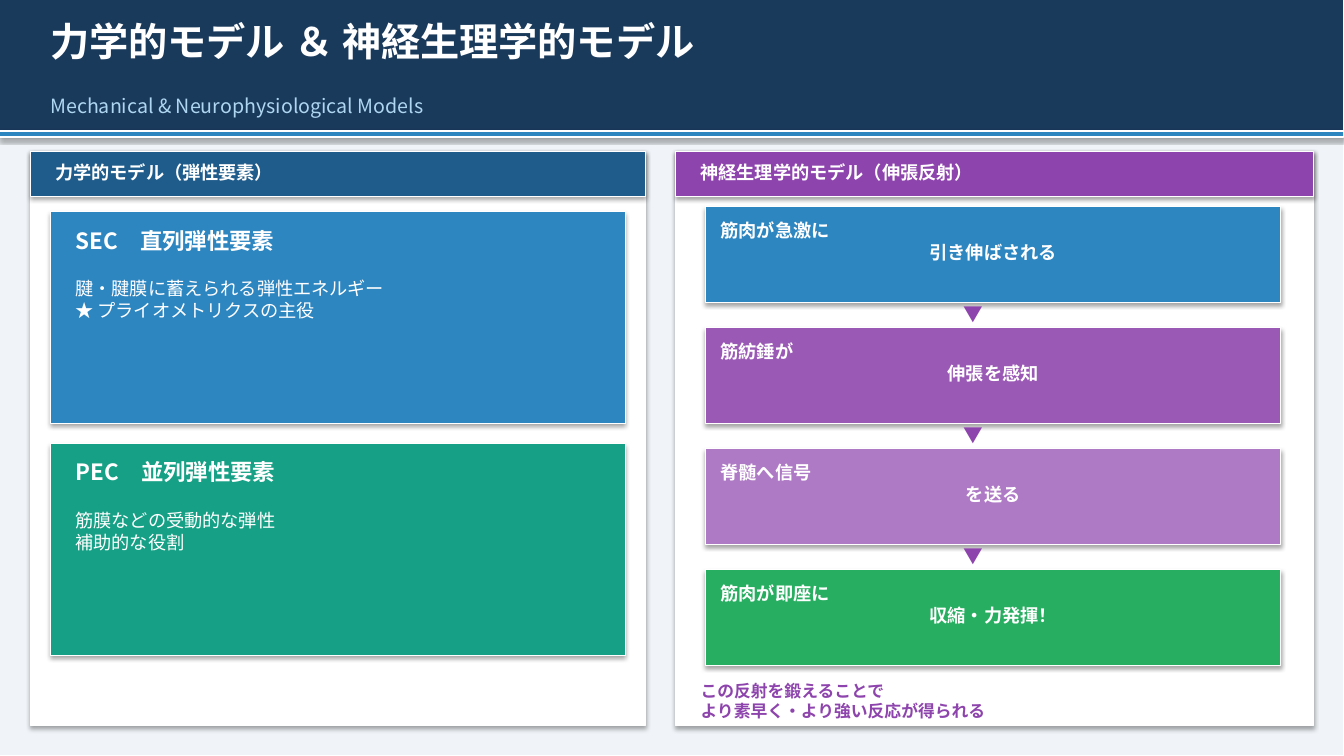
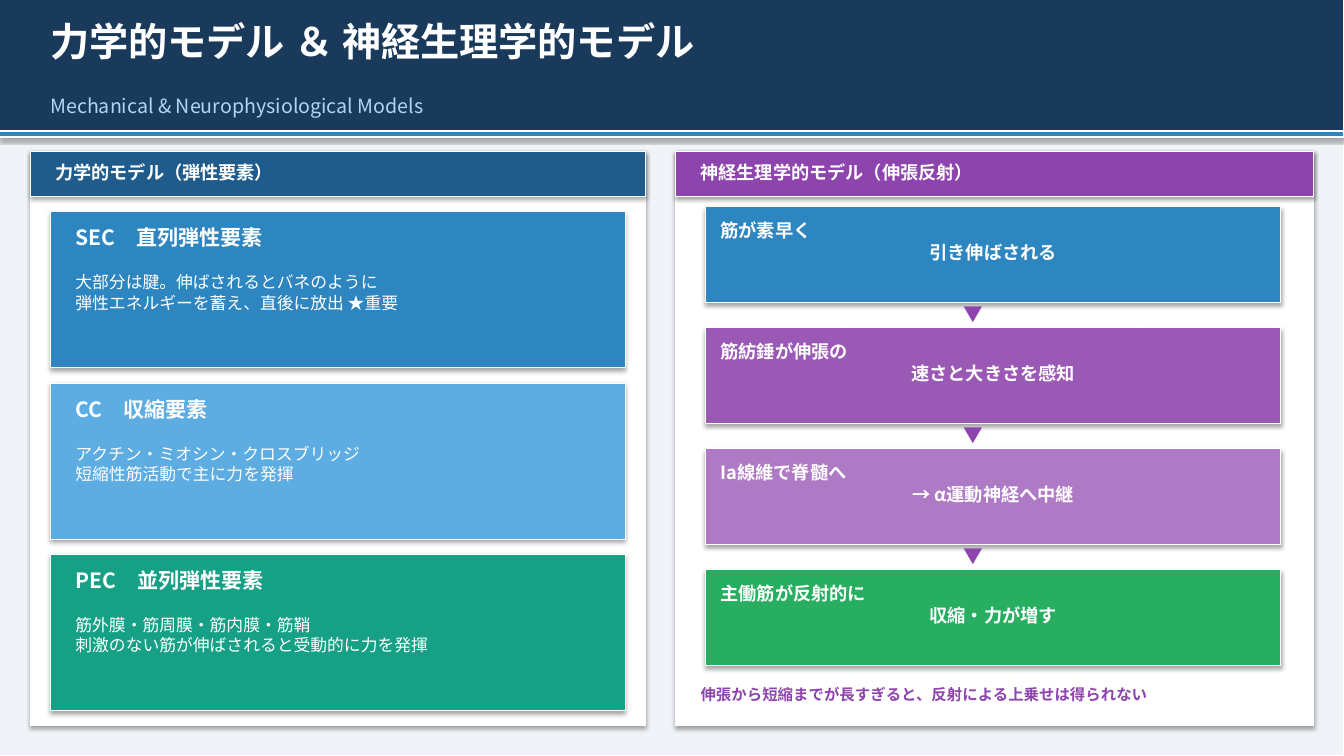
Before and after one commit to nagata2004-hub/sports-trainer-site, a slide deck: slide 5 of plyometrics/⑤プライオメトリクス講義スライド.pptx. Drawn at 1344x756 pixels with LibreOffice and Linux fonts; fonts in the diff are those of the drawing. Boxes give left, top, right and bottom in pixels: in the first picture for what was removed or moved away, otherwise in the second. Text is boxed around its words. In the diff, an @@ line names an element or a change of style, - is before the commit and + after.

```diff
--- a/plyometrics/⑤プライオメトリクス講義スライド.pptx
+++ b/plyometrics/⑤プライオメトリクス講義スライド.pptx
@@ rectangle: place and size @@
-rectangle at (50,212,625,423)
+rectangle at (50,212,625,368)
@@ text "SEC 直列弾性要素" at (75,227,262,247): size 16 to 15 pt @@
@@ text at (721,221,1057,261): text changed @@
-筋肉が急激に
-引き伸ばされる
+筋が素早く
+引き伸ばされる
@@ text at (75,274,398,311): text changed; size 13 to 12 pt @@
-腱・腱膜に蓄えられる弾性エネルギー
-★ プライオメトリクスの主役
+大部分は腱。伸ばされるとバネのように
+弾性エネルギーを蓄え、直後に放出 ★重要
@@ text at (721,342,1074,382): text changed @@
-筋紡錘が
-伸張を感知
+筋紡錘が伸張の
+速さと大きさを感知
@@ rectangle added at (50,383,625,539), fill #5DADE2, outline #FFFFFF 0.75 pt @@
@@ text added at (75,399,207,419), 15 pt, text #FFFFFF, bold @@
+CC 収縮要素
@@ text added at (75,446,360,482), 12 pt, text #FFFFFF @@
+アクチン・ミオシン・クロスブリッジ
+短縮性筋活動で主に力を発揮
@@ text at (721,463,1074,503): text changed @@
-脊髄へ信号
-を送る
+Ia線維で脊髄へ
+→ α運動神経へ中継
@@ text removed at (75,511,275,551) @@
-筋膜などの受動的な弾性
-補助的な役割
@@ rectangle: place and size @@
-rectangle at (50,444,625,655)
+rectangle at (50,555,625,711)
@@ text "PEC 並列弾性要素" at (75,570,263,590): size 16 to 15 pt @@
@@ text "PEC 並列弾性要素": place and size @@
-text "PEC 並列弾性要素" at (75,461,275,482)
+text "PEC 並列弾性要素" at (75,570,263,590)
@@ text at (721,584,1057,624): text changed @@
-筋肉が即座に
-収縮・力発揮！
+主働筋が反射的に
+収縮・力が増す
@@ text added at (75,617,427,653), 12 pt, text #FFFFFF @@
+筋外膜・筋周膜・筋内膜・筋鞘
+刺激のない筋が伸ばされると受動的に力を発揮
@@ text at (701,687,1148,702): text changed; size 12 to 11 pt @@
-この反射を鍛えることで
-より素早く・より強い反応が得られる
+伸張から短縮までが長すぎると、反射による上乗せは得られない
```
Also in this commit, not shown: 19 other slides changed, 4 other files.
